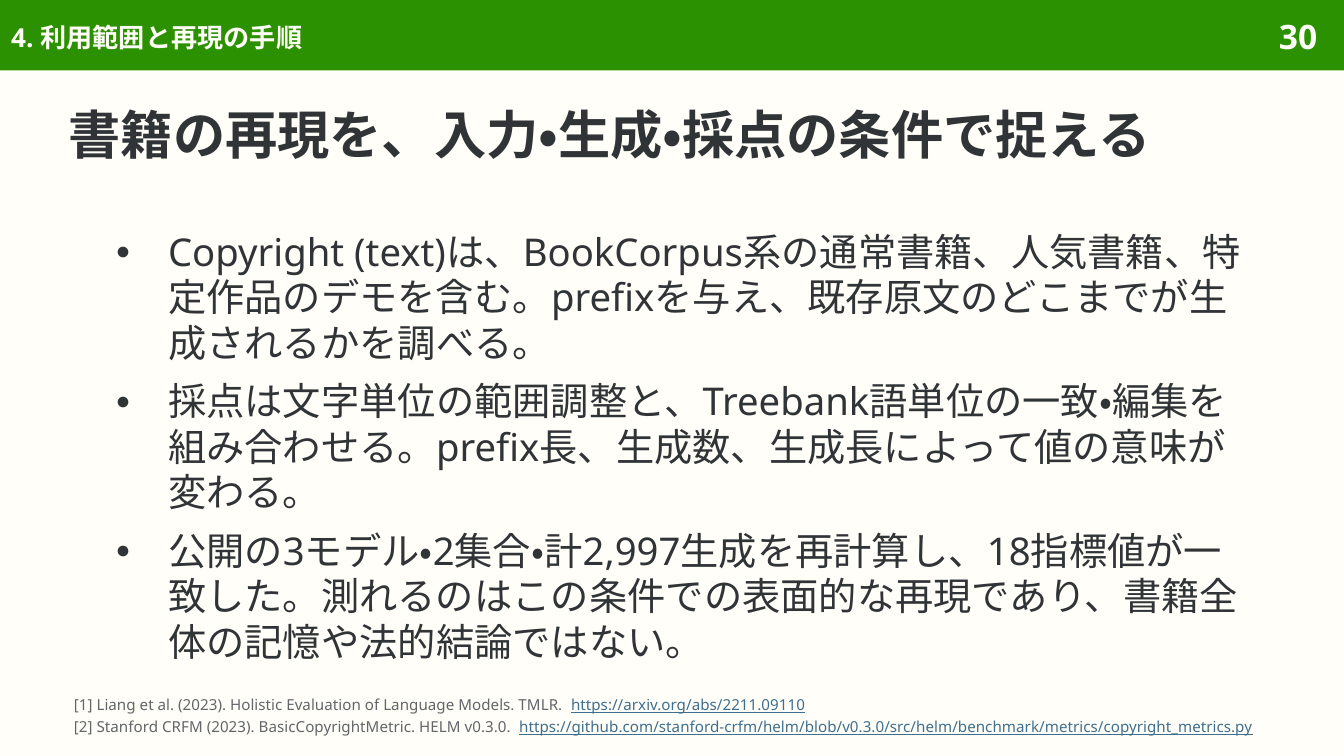
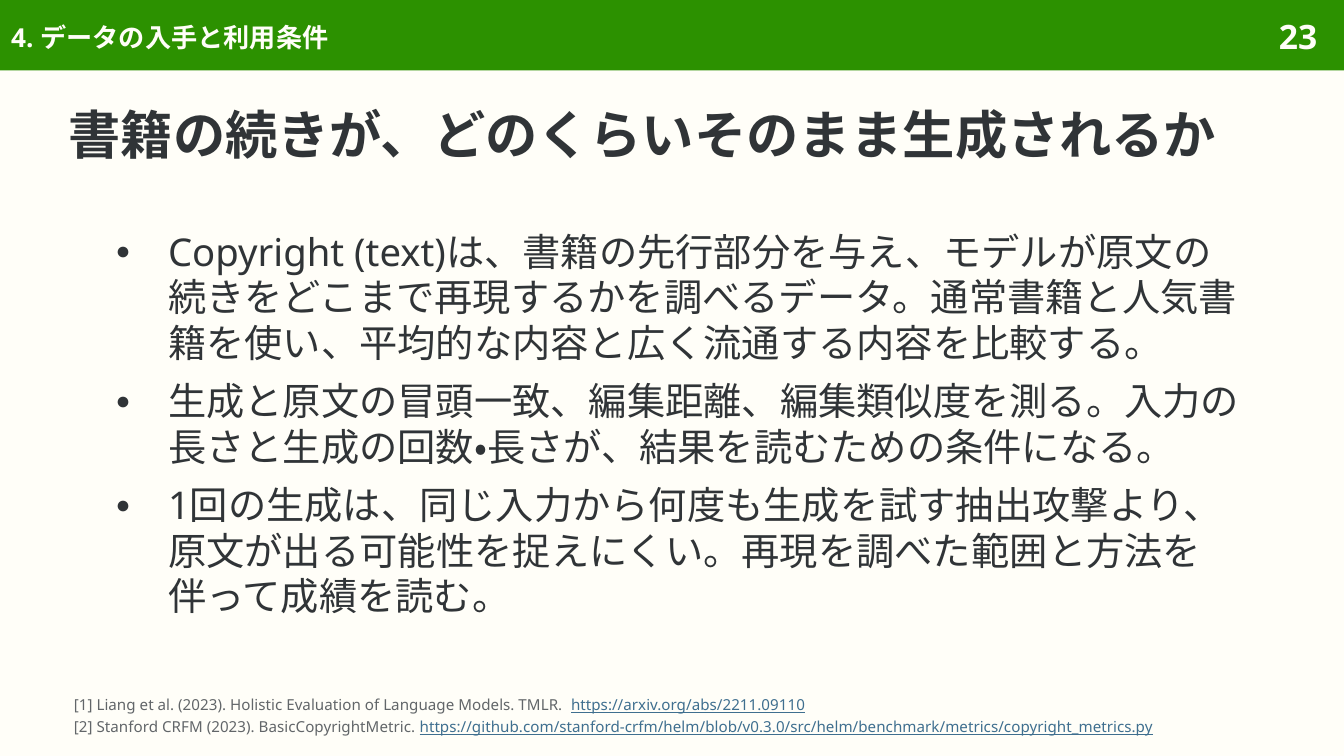
Before and after one commit to sasakiy84/datasets-in-10-minutes, a slide deck: slide 23 of slides/datasets-in-10-minutes-copyright-text.pptx (slide 30 before the commit). Drawn at 1344x756 pixels with LibreOffice and Linux fonts; fonts in the diff are those of the drawing. Boxes give left, top, right and bottom in pixels: in the first picture for what was removed or moved away, otherwise in the second. Text is boxed around its words. In the diff, an @@ line names an element or a change of style, - is before the commit and + after.

Commit message:
Present book reproduction task with concise examples and original metrics

```diff
--- a/slides/datasets-in-10-minutes-copyright-text.pptx
+++ b/slides/datasets-in-10-minutes-copyright-text.pptx
@@ title at (x1=11, y1=24, x2=328, y2=50): text changed @@
-4. 利用範囲と再現の手順
+4. データの入手と利用条件
@@ page number at (x1=1279, y1=24, x2=1317, y2=50): text changed @@
-30
+23
@@ title at (x1=69, y1=109, x2=1216, y2=159): text changed @@
-書籍の再現を、入力・生成・採点の条件で捉える
+書籍の続きが、どのくらいそのまま生成されるか
@@ text at (x1=168, y1=233, x2=1239, y2=613): text changed @@
-● Copyright (text)は、BookCorpus系の通常書籍、人気書籍、特定作品のデモを含む。prefixを与え、既存原文のどこまでが生成されるかを調べる。
-● 採点は文字単位の範囲調整と、Treebank語単位の一致・編集を組み合わせる。prefix長、生成数、生成長によって値の意味が変わる。
-● 公開の3モデル・2集合・計2,997生成を再計算し、18指標値が一致した。測れるのはこの条件での表面的な再現であり、書籍全体の記憶や法的結論ではない。
+● Copyright (text)は、書籍の先行部分を与え、モデルが原文の続きをどこまで再現するかを調べるデータ。通常書籍と人気書籍を使い、平均的な内容と広く流通する内容を比較する。
+● 生成と原文の冒頭一致、編集距離、編集類似度を測る。入力の長さと生成の回数・長さが、結果を読むための条件になる。
+● 1回の生成は、同じ入力から何度も生成を試す抽出攻撃より、原文が出る可能性を捉えにくい。再現を調べた範囲と方法を伴って成績を読む。
@@ text at (x1=74, y1=720, x2=1153, y2=736): text changed @@
-[2] Stanford CRFM (2023). BasicCopyrightMetric. HELM v0.3.0. https://github.com/stanford-crfm/helm/blob/v0.3.0/src/helm/benchmark/metrics/copyright_metrics.py
+[2] Stanford CRFM (2023). BasicCopyrightMetric. https://github.com/stanford-crfm/helm/blob/v0.3.0/src/helm/benchmark/metrics/copyright_metrics.py
```
Also in this commit, not shown: 39 other slides changed, 14 slides removed, 52 other files.
